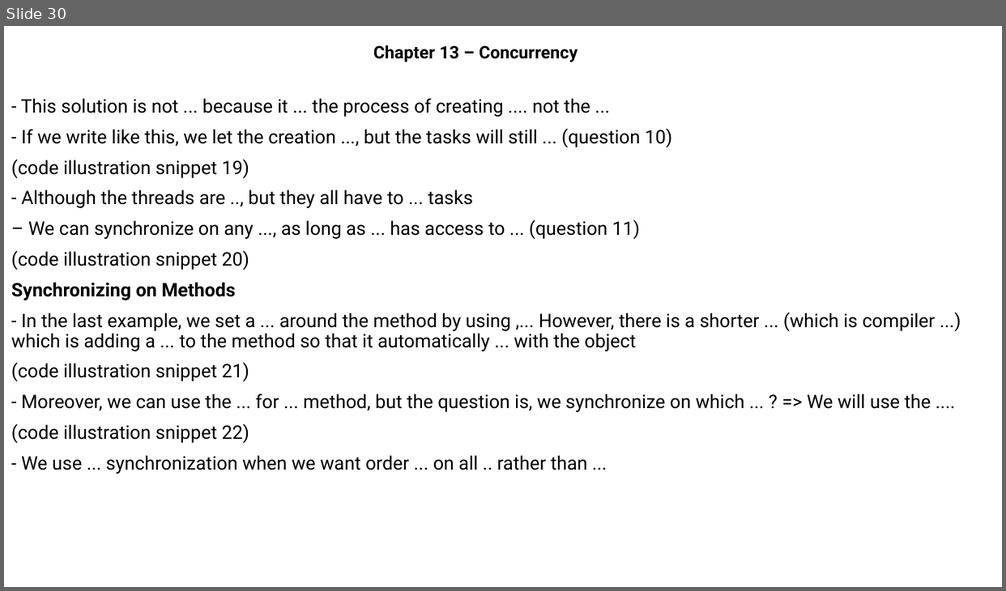
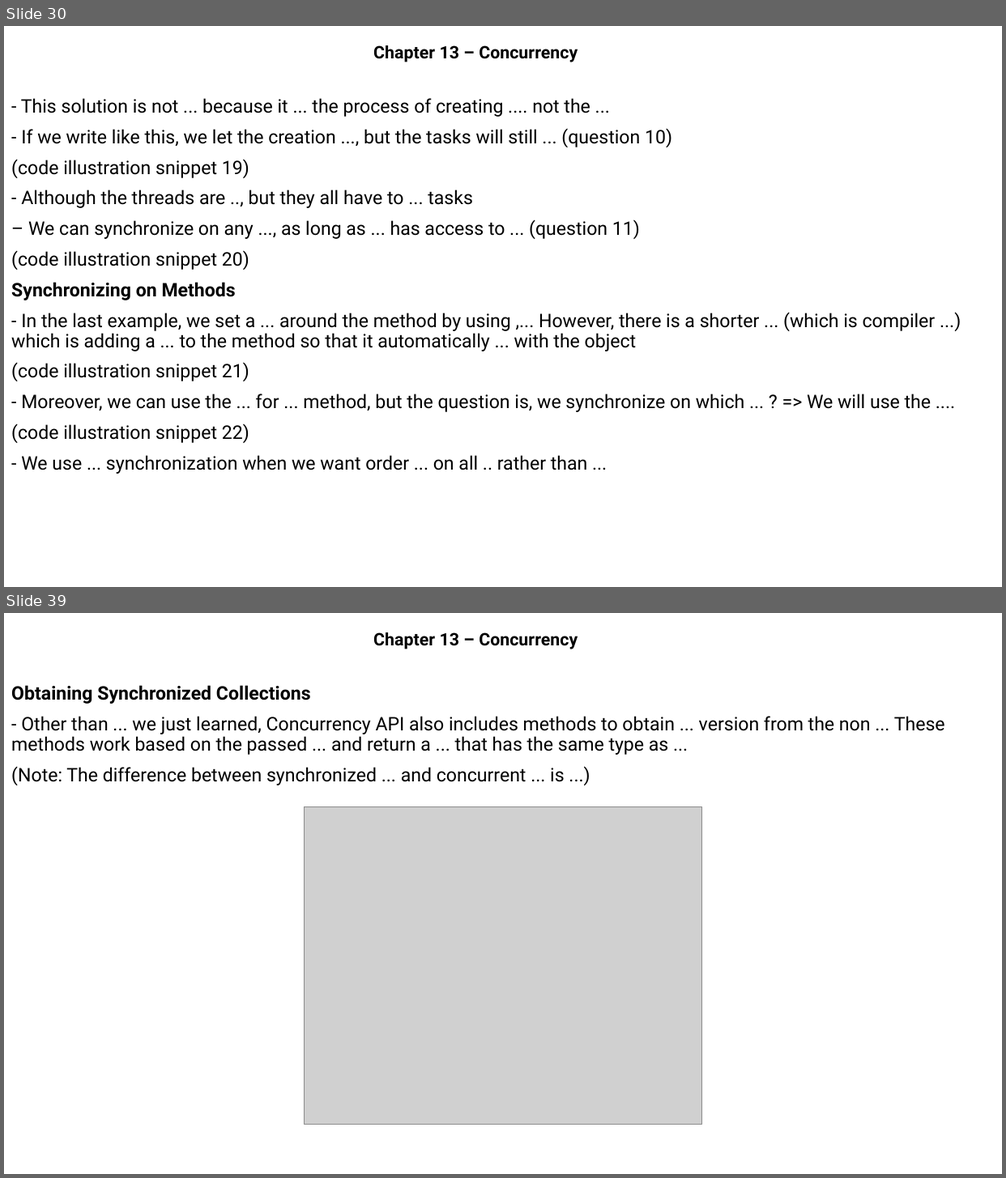
Before and after one commit to MaiDinhVinh/CS-Java, a slide deck: OCP17/Chapter 13 - Concurrency.pptx. Shown one above the other, each under a label of ours: slide 30 before the commit, slides 30 and 39 after it; the slides between them are not shown. The pictures are 1006x591 and 1006x1178 pixels, drawn with LibreOffice and Linux fonts; fonts in the diff are those of the drawing; grey boxes stand for pictures. Boxes give left, top, right and bottom in pixels: in the first picture for what was removed or moved away, otherwise in the second. Text is boxed around its words. In the diff, an @@ line names an element or a change of style, - is before the commit and + after.

```diff
--- a/OCP17/Chapter 13 - Concurrency.pptx
+++ b/OCP17/Chapter 13 - Concurrency.pptx
@@ slide 39 added at [4, 613, 1002, 1174], background #FFFFFF @@
@@ subtitle added at [373, 632, 577, 649], 16.6 pt, text #000000, bold @@
+Chapter 13 – Concurrency
@@ text added at [11, 685, 945, 786], 18 pt, text #000000 @@
+Obtaining Synchronized Collections
+- Other than ... we just learned, Concurrency API also includes methods to obtain ... version from the non ... These methods work based on the passed ... and return a ... that has the same type as ...
+(Note: The difference between synchronized ... and concurrent ... is ...)
@@ picture added at [305, 807, 701, 1125] @@
```
Also in this commit, not shown: 20 other slides added.
